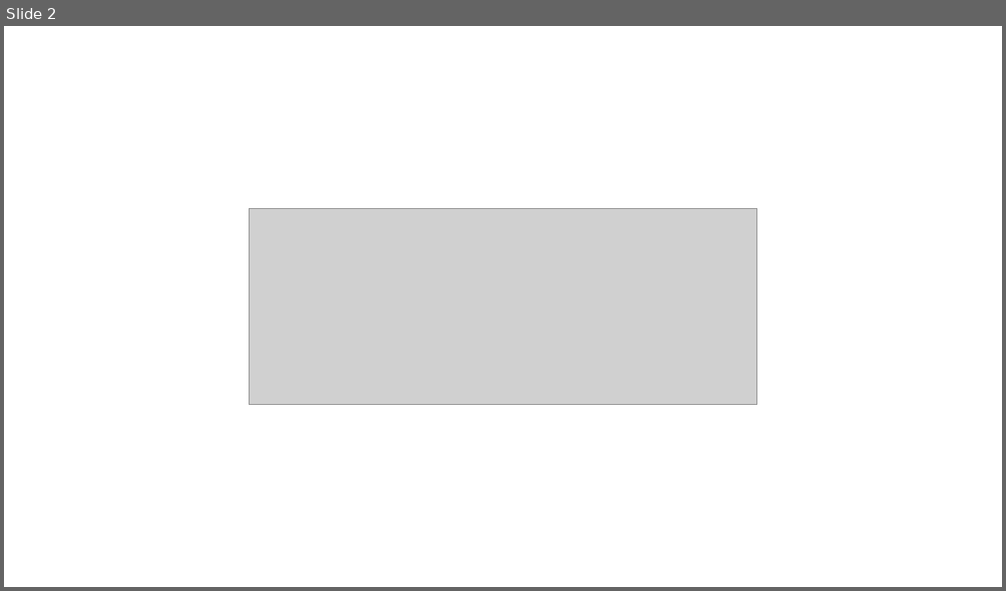
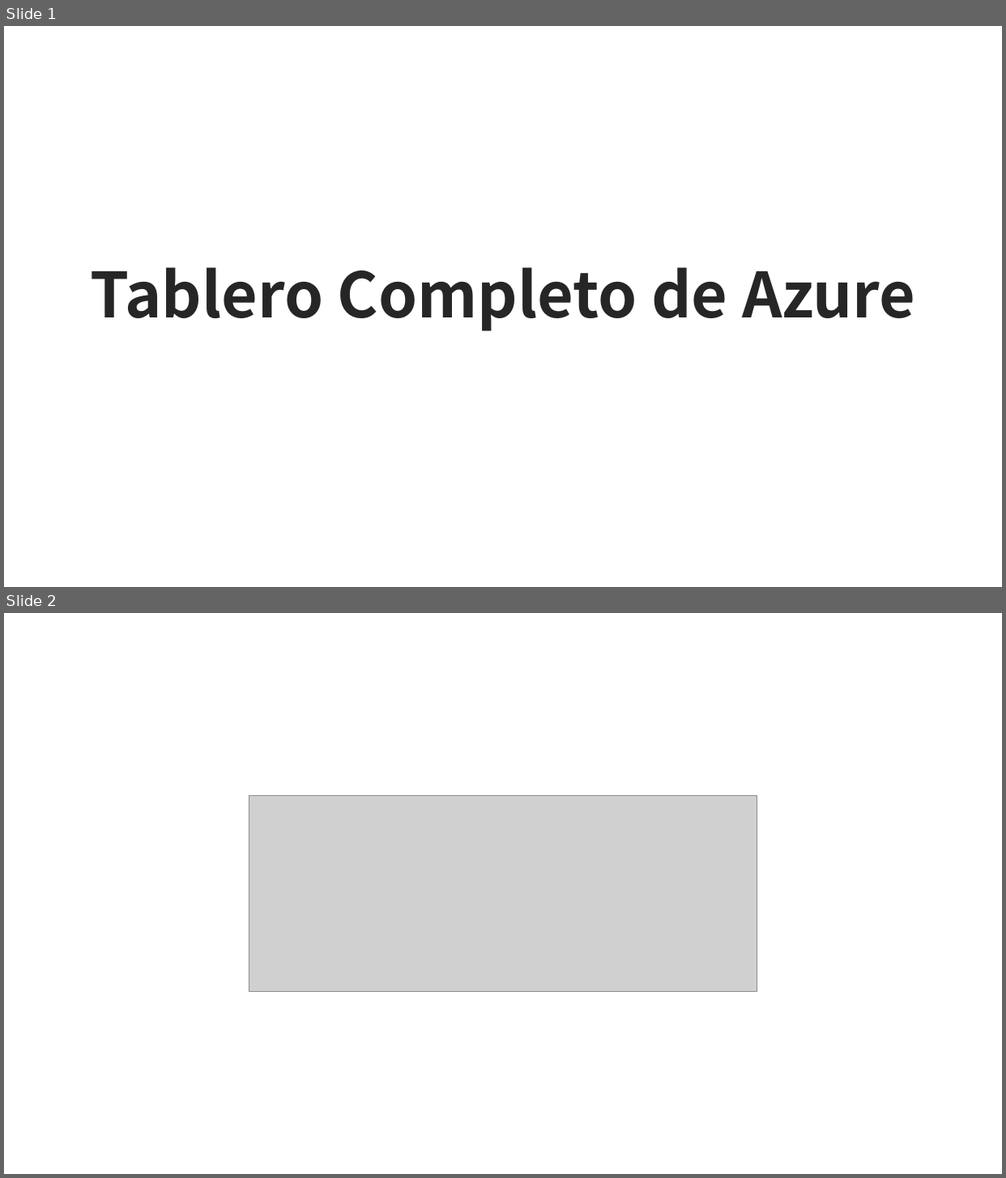
Before and after one commit to Santirazoqui/Irazoqui-Costa-Castineiras-Begino-Turchi, a slide deck: Tablero Completo de Azure.pptx. Shown one above the other, each under a label of ours: slide 2 before the commit, slides 1 and 2 after it. The pictures are 1006x591 and 1006x1178 pixels, drawn with LibreOffice and Linux fonts; fonts in the diff are those of the drawing; grey boxes stand for pictures. Boxes give left, top, right and bottom in pixels: in the first picture for what was removed or moved away, otherwise in the second. Text is boxed around its words. In the diff, an @@ line names an element or a change of style, - is before the commit and + after.

```diff
--- a/Tablero Completo de Azure.pptx
+++ b/Tablero Completo de Azure.pptx
@@ slide 1 added at (x1=4, y1=26, x2=1002, y2=587), background #FFFFFF @@
@@ title added at (x1=91, y1=267, x2=915, y2=331), 45 pt, text #262626, bold @@
+Tablero Completo de Azure
```
Also in this commit, not shown: 1 slide removed, 2 other files.
